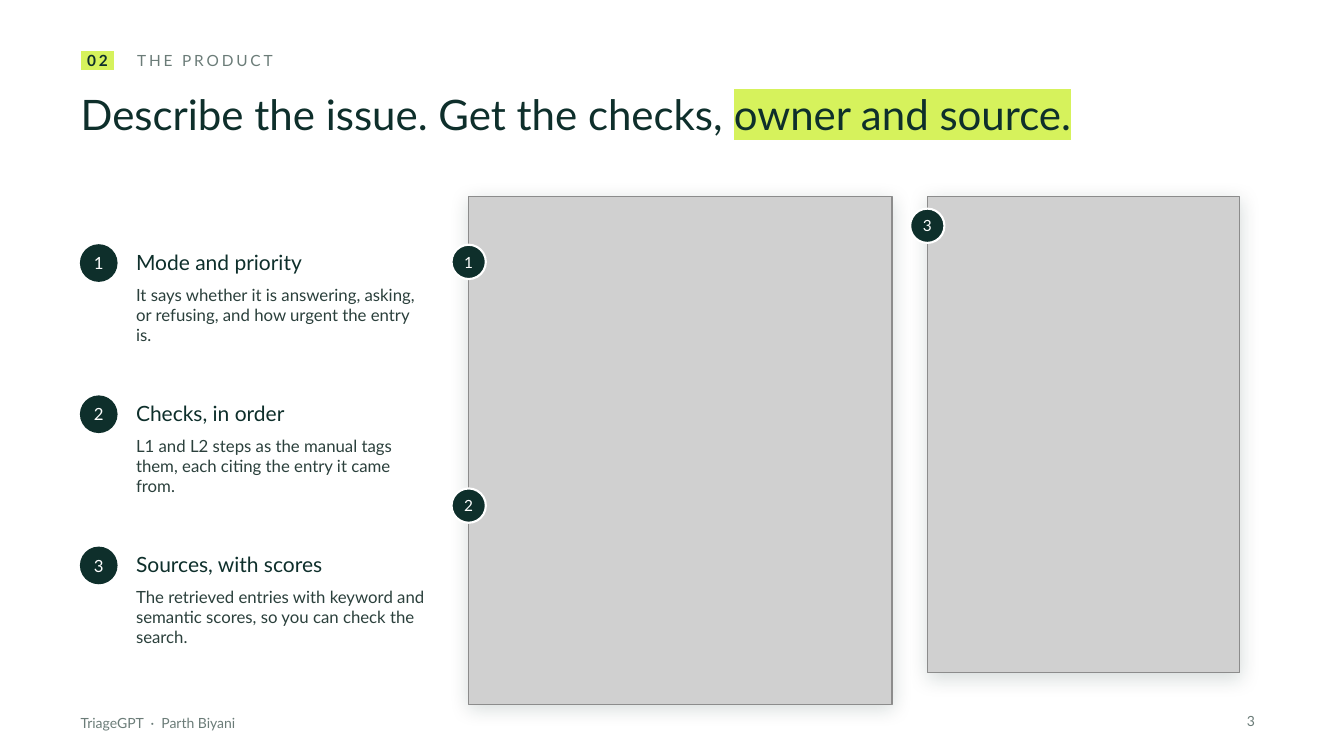
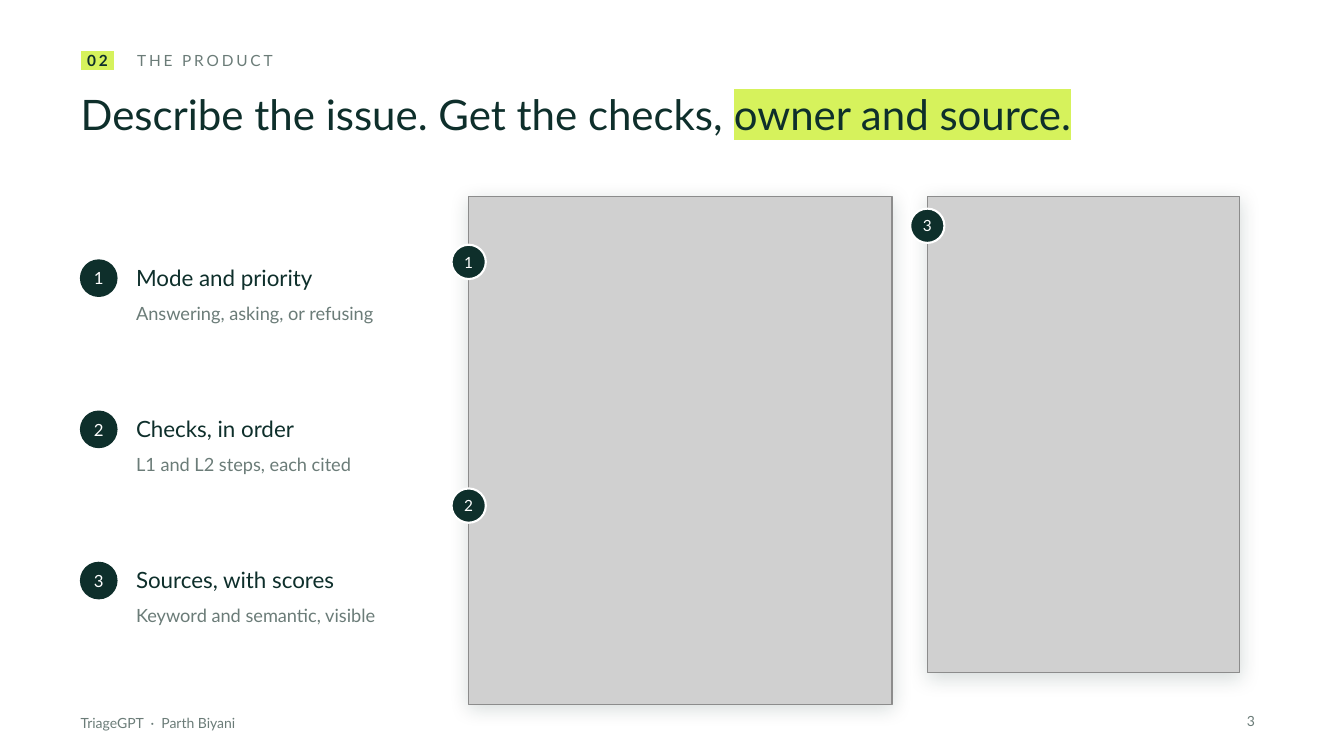
Before and after one commit to ParthBiyani/AI-Troubleshooting-Assistant, a slide deck: slide 3 of docs/presentation/TriageGPT_deck.pptx. Drawn at 1344x756 pixels with LibreOffice and Linux fonts; fonts in the diff are those of the drawing; grey boxes stand for pictures. Boxes give left, top, right and bottom in pixels: in the first picture for what was removed or moved away, otherwise in the second. Text is boxed around its words. In the diff, an @@ line names an element or a change of style, - is before the commit and + after.

```diff
--- a/docs/presentation/TriageGPT_deck.pptx
+++ b/docs/presentation/TriageGPT_deck.pptx
@@ text "Mode and priority": place and size @@
-text "Mode and priority" at bbox=[136, 254, 302, 274]
+text "Mode and priority" at bbox=[136, 269, 313, 290]
@@ text at bbox=[136, 306, 373, 324]: text changed; size 12 to 13 pt; text colour #2B403C to #6B7C78 @@
-It says whether it is answering, asking, or refusing, and how urgent the entry is.
+Answering, asking, or refusing
@@ text "Checks, in order": place and size @@
-text "Checks, in order" at bbox=[136, 405, 285, 424]
+text "Checks, in order" at bbox=[136, 420, 294, 440]
@@ text at bbox=[136, 457, 351, 474]: text changed; size 12 to 13 pt; text colour #2B403C to #6B7C78 @@
-L1 and L2 steps as the manual tags them, each citing the entry it came from.
+L1 and L2 steps, each cited
@@ 3 texts, 3 ellipses: place and size @@
-3 texts, 3 ellipses at bbox=[81, 245, 117, 584]
+3 texts, 3 ellipses at bbox=[81, 260, 117, 599]
@@ size 15 to 16 pt in 3 elements at bbox=[136, 269, 313, 290], bbox=[136, 420, 294, 440], bbox=[136, 571, 334, 591] @@
@@ text "Sources, with scores": place and size @@
-text "Sources, with scores" at bbox=[136, 556, 322, 575]
+text "Sources, with scores" at bbox=[136, 571, 334, 591]
@@ text at bbox=[136, 608, 375, 625]: text changed; size 12 to 13 pt; text colour #2B403C to #6B7C78 @@
-The retrieved entries with keyword and semantic scores, so you can check the search.
+Keyword and semantic, visible
```
Also in this commit, not shown: 12 other slides changed, 1 slide added, 1 slide removed.
